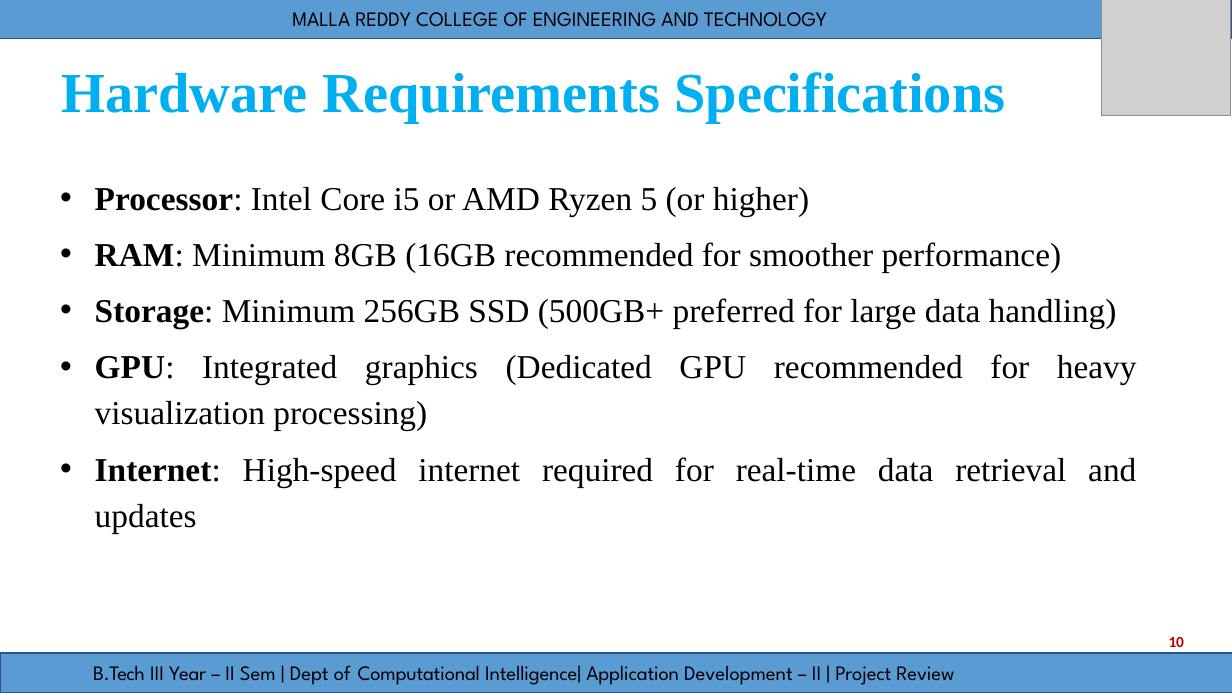
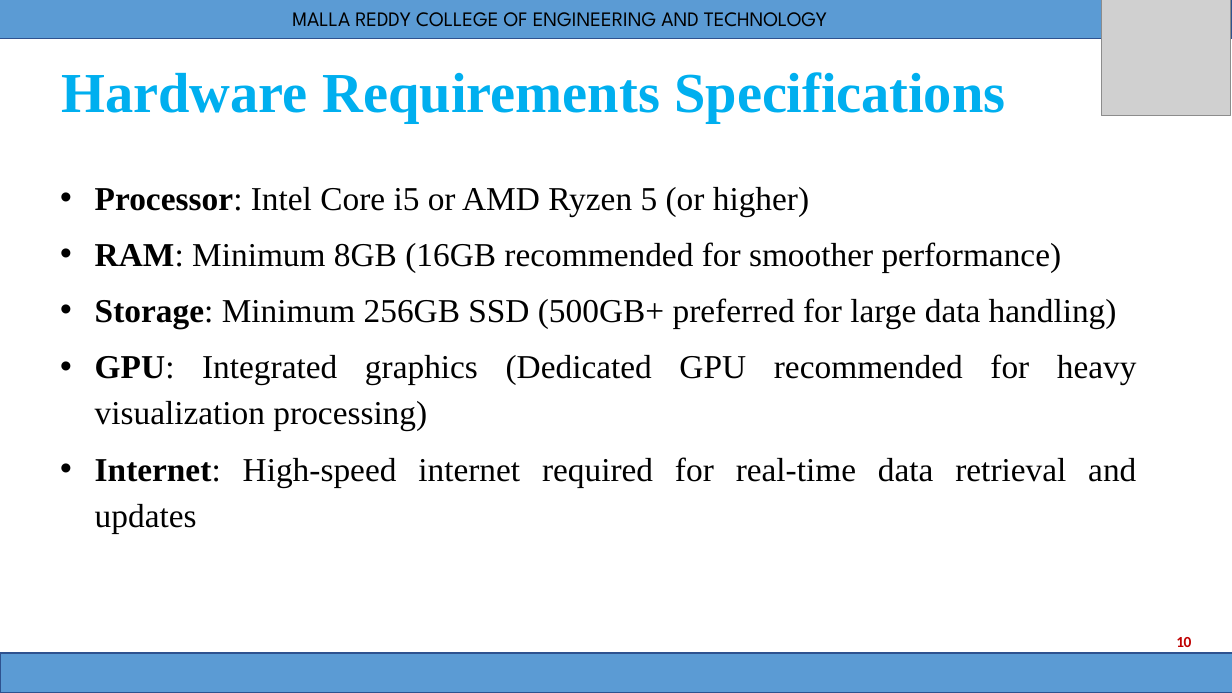
Before and after one commit to Nikhith-08/FitFusion, a slide deck: slide 10 of Documentation/PPT/FitFusion_Updated.pptx. Drawn at 1232x693 pixels with LibreOffice and Linux fonts; fonts in the diff are those of the drawing; grey boxes stand for pictures. Boxes give left, top, right and bottom in pixels: in the first picture for what was removed or moved away, otherwise in the second. Text is boxed around its words. In the diff, an @@ line names an element or a change of style, - is before the commit and + after.

```diff
--- a/Documentation/PPT/FitFusion_Updated.pptx
+++ b/Documentation/PPT/FitFusion_Updated.pptx
@@ page number at (1176, 637, 1191, 647): letter spacing -0.2 to -0.5 pt; indent changed @@
@@ text removed at (93, 665, 954, 685) @@
-B.Tech III Year – II Sem | Dept of Computational Intelligence| Application Development – II | Project Review
```
Also in this commit, not shown: 14 other slides changed, 12 slides added, 1 slide removed.
